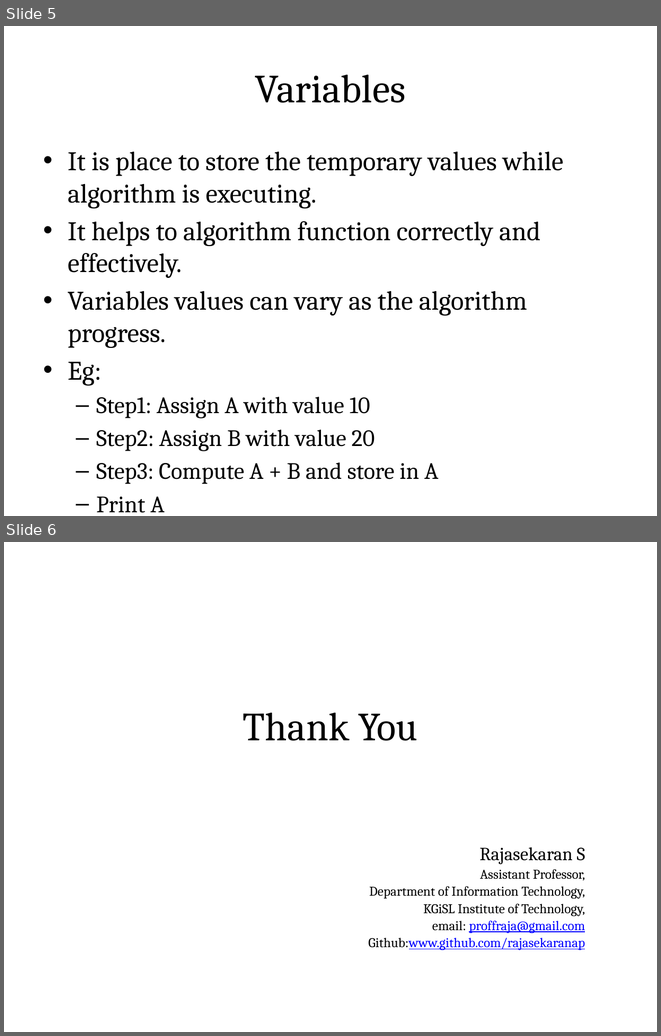
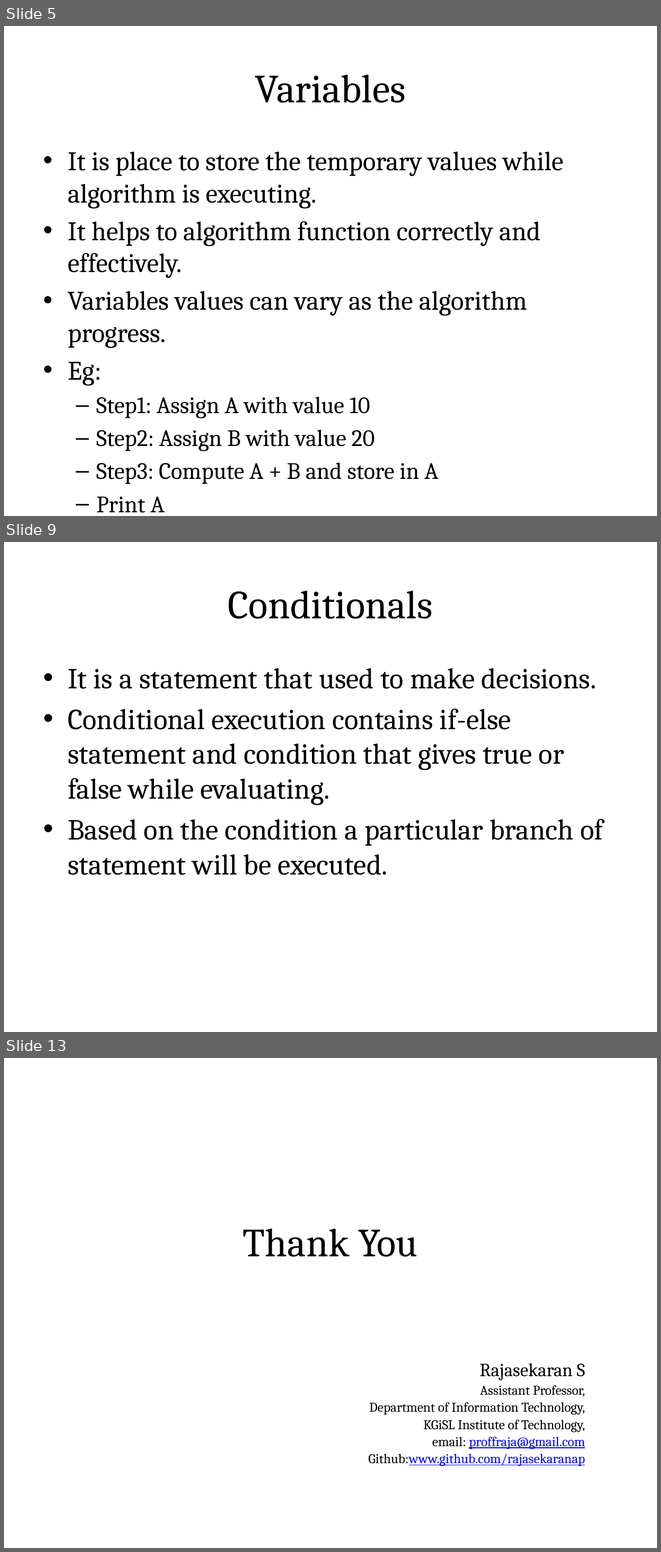
Before and after one commit to rajasekaran36/GE8151-Problem-Solving-and-Python-Programming, a slide deck: Slides/Unit 1/GE8151-U1-2-Building Blocks of Algorithms.pptx. Shown one above the other, each under a label of ours: slides 5 and 6 before the commit, slides 5, 9 and 13 after it; the slides between them are not shown. The pictures are 661x1036 and 661x1552 pixels, drawn with LibreOffice and Linux fonts; fonts in the diff are those of the drawing. Boxes give left, top, right and bottom in pixels: in the first picture for what was removed or moved away, otherwise in the second. Text is boxed around its words. In the diff, an @@ line names an element or a change of style, - is before the commit and + after.

```diff
--- a/Slides/Unit 1/GE8151-U1-2-Building Blocks of Algorithms.pptx
+++ b/Slides/Unit 1/GE8151-U1-2-Building Blocks of Algorithms.pptx
@@ slide 9 added at [4,542,657,1032], background #FFFFFF @@
@@ title added at [37,562,624,643], fill gradient #DAFDA7 to #E4FCC2 to #F5FFE7, outline #98B955 0.75 pt, 44 pt, text #000000 @@
+Conditionals
@@ text added at [68,668,603,875], 32 pt, text #000000 @@
+• It is a statement that used to make decisions.
+• Conditional execution contains if-else statement and condition that gives true or false while evaluating.
+• Based on the condition a particular branch of statement will be executed.
@@ what was slide 6 is now slide 13 @@
```
Also in this commit, not shown: 2 slides changed, 6 other slides added, 3 other files.
